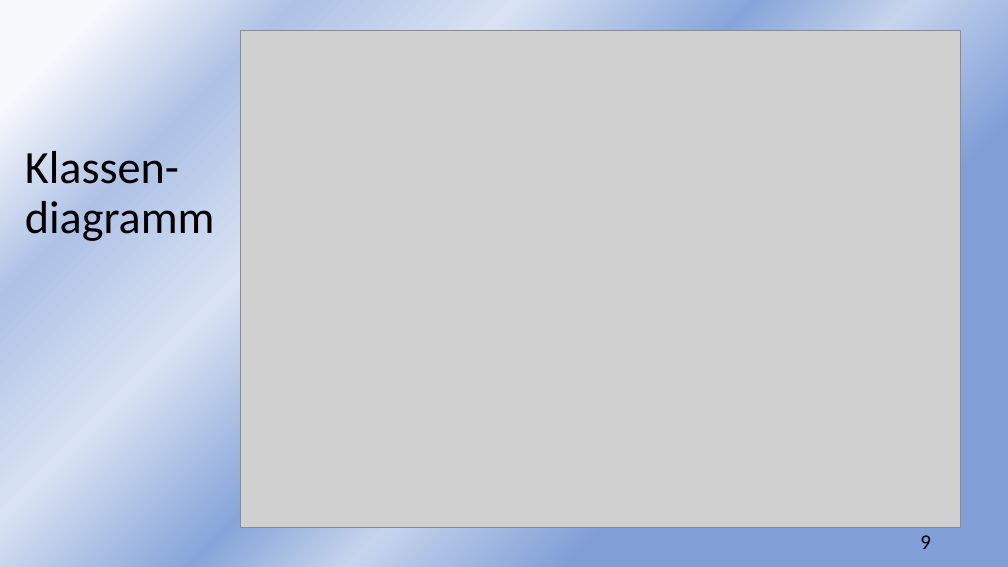
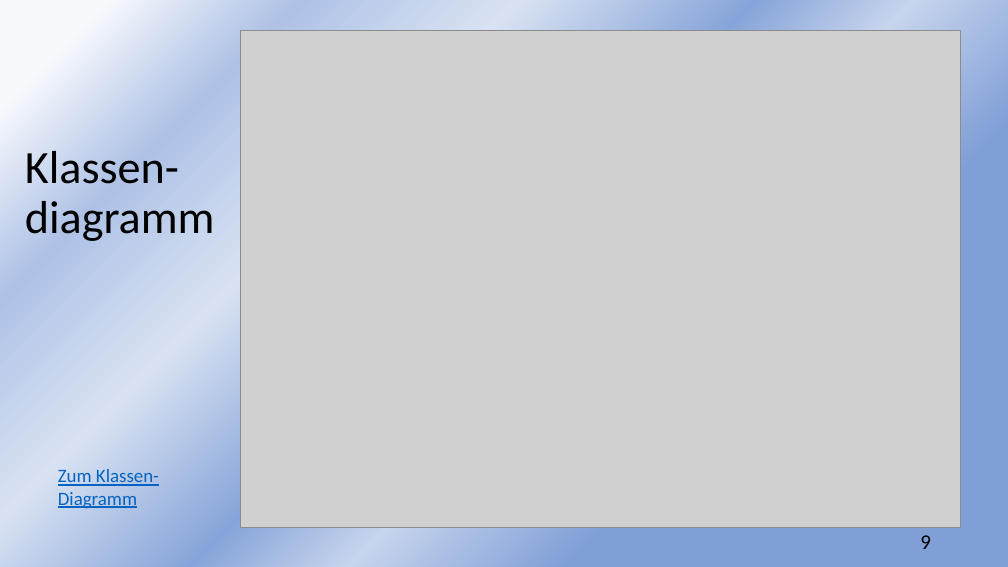
Before and after one commit to sebastiankoch10/EPWS2223HausenKochZimmer, a slide deck: slide 9 of Audits/EPWS2223HausenKochZimmer Audit 3.pptx. Drawn at 1008x567 pixels with LibreOffice and Linux fonts; fonts in the diff are those of the drawing; grey boxes stand for pictures. Boxes give left, top, right and bottom in pixels: in the first picture for what was removed or moved away, otherwise in the second. Text is boxed around its words. In the diff, an @@ line names an element or a change of style, - is before the commit and + after.

```diff
--- a/Audits/EPWS2223HausenKochZimmer Audit 3.pptx
+++ b/Audits/EPWS2223HausenKochZimmer Audit 3.pptx
@@ text added at [58, 469, 159, 508], 18 pt, text #0563C1, underline @@
+Zum Klassen-
+Diagramm
```
Also in this commit, not shown: 1 other slide changed, 1 other file.
